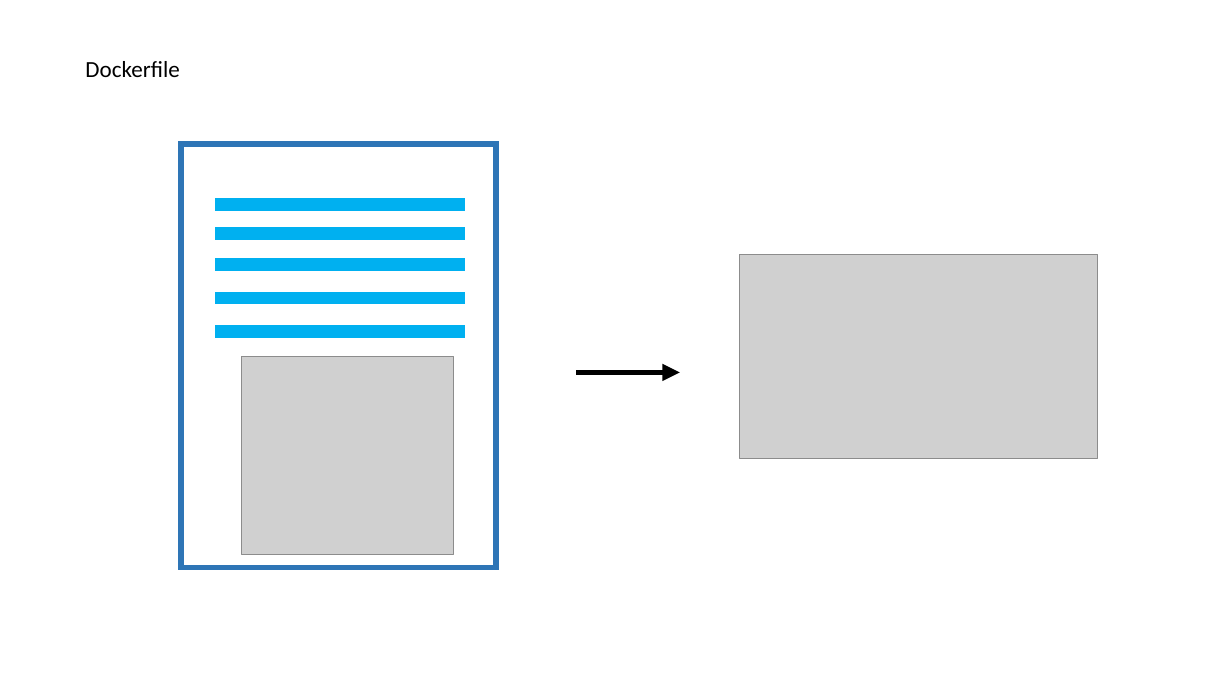
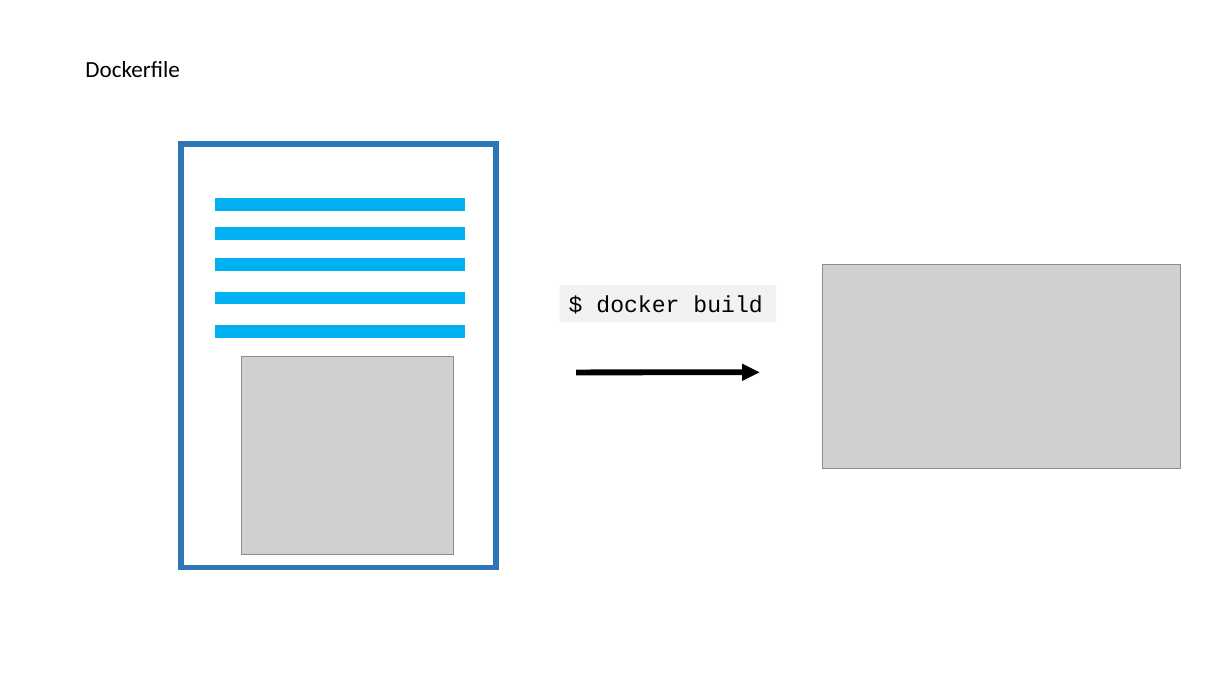
Before and after one commit to fthomasmorel/Docker-TP, a slide deck: slide 5 of dockerfile_docker_hub.pptx (slide 2 before the commit). Drawn at 1232x693 pixels with LibreOffice and Linux fonts; fonts in the diff are those of the drawing; grey boxes stand for pictures. Boxes give left, top, right and bottom in pixels: in the first picture for what was removed or moved away, otherwise in the second. Text is boxed around its words. In the diff, an @@ line names an element or a change of style, - is before the commit and + after.

Commit message:
Add docker hub and dockerfile

```diff
--- a/dockerfile_docker_hub.pptx
+++ b/dockerfile_docker_hub.pptx
@@ picture: place and size @@
-picture at [739, 254, 1098, 458]
+picture at [823, 264, 1181, 469]
@@ rectangle added at [560, 286, 776, 323], fill #F2F2F2, 18 pt, text #000000 @@
+$ docker build
@@ arrow moved from (576, 372) - (680, 372) to (576, 372) - (760, 372) @@
```
Also in this commit, not shown: 1 other slide changed, 5 slides added, 1 other file.
